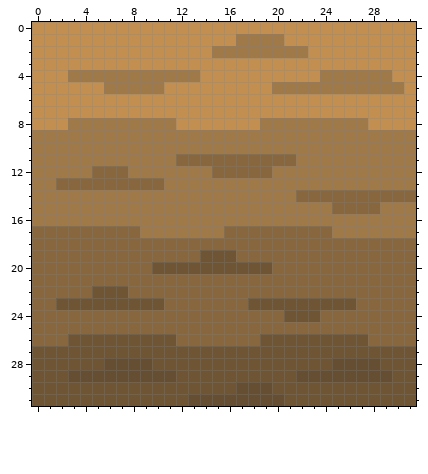
A pixel-art sprite gets an edit: assets/BasePlatformTile.png. This is how it looked before the edit.
The file is 32x32 pixels. Colours within 5 levels of each other are drawn and written as one.
The result:
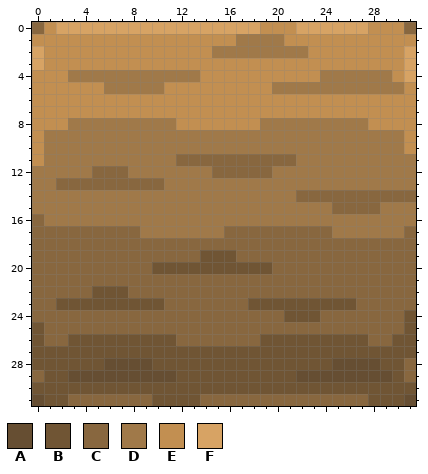
Palette (. is transparent): A #664e32  B #705534  C #88673f  D #a07949  E #c28f51  F #d7a364
The edit:
y 0: x 0 E -> C; x 2..18 EEEEEEEEEEEEEEEEE -> FFFFFFFFFFFFFFFFF; x 22..27 EEEEEE -> FFFFFF; x 31 E -> C
y 2..3: x 0 E -> F; x 31 E -> F
y 4: x 31 E -> F
y 9..10: x 0 D -> E; x 31 D -> E
y 11: x 0 D -> E
y 16: x 0 D -> C
y 17: x 31 D -> C
y 24: x 31 C -> B
y 25: x 0 C -> B; x 31 C -> B
y 26: x 0 C -> B; x 30..31 CC -> BB
y 28: x 31 B -> C
y 29: x 0 B -> C; x 31 B -> C
y 30: x 17..19 AAA -> BBB
y 31: x 0 B -> A; x 3..9 BBBBBBB -> CCCCCCC; x 13..27 AAAAAAAABBBBBBB -> BCCCCCCCCCCCCCC; x 31 B -> A
Where, in picture pixels (left, top, right, bottom), the same in both pictures:
changed: (32, 22, 416, 82)
changed: (32, 130, 44, 166)
changed: (404, 130, 416, 154)
changed: (32, 214, 44, 226)
changed: (404, 226, 416, 238)
changed: (32, 310, 416, 406)
